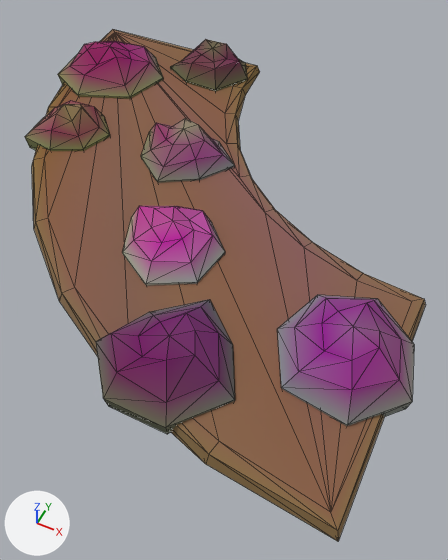
The glTF model ArtSource/Exports/Environment/Path_Stones_Curve.glb as it was, and as the next commit left it.
The view is the same before and after, from a camera (50 mm lens) standing at (2.0, -1.38, 2.07) and looking at (1.07, 0.47, -0.25). Arrows for +X, +Y and +Z are at lower left; the lights stay in place. The picture after the commit comes second. Mesh edges are drawn as thin lines. Vertices at exactly the same position are counted once.

Names of what the first picture shows: 'Path_Stones_Curve'.
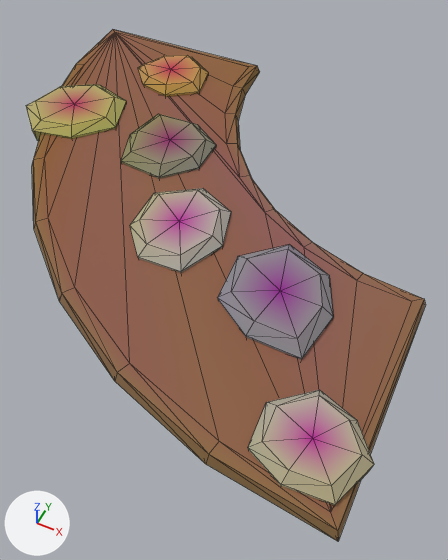
Boxes [x1, y1, x2, y2] around the edits, measured in the pictures (448 x 560 px; the box of a moved part takes in the faces that stretch with it):
'Path_Stones_Curve', reshaped
    before: [25, 29, 426, 541]
    after: [26, 29, 426, 541]
part 1 of me_path_stones_curve, rebuilt (6% taller)
    before: [122, 206, 225, 286]
    after: [130, 188, 231, 273]
part 2 of me_path_stones_curve, added
    after: [248, 390, 374, 506]
part 3 of me_path_stones_curve, added
    after: [26, 84, 126, 141]
part 4 of me_path_stones_curve, deleted
    before: [170, 39, 247, 92]
part 5 of me_path_stones_curve, deleted
    before: [96, 299, 235, 434]
part 6 of me_path_stones_curve, cut back
    before: [25, 75, 235, 183]
    after: [121, 114, 216, 177]
part 7 of me_path_stones_curve, moved or reshaped
    before: [277, 295, 414, 426]
    after: [218, 245, 333, 360]
part 8 of me_path_stones_curve, recoloured
    both: [36, 38, 413, 509]
part 9 of me_path_stones_curve, recoloured
    before: [58, 41, 163, 97]
    after: [138, 55, 208, 97]

What changed in the scene script:
```text
Add mat_m_env_pathstonewarm:
    mat_m_env_pathstonewarm = bpy.data.materials.new('M_Env_PathStoneWarm')
    # nodes: BsdfPrincipled, Mix, OutputMaterial, VertexColor
    # colours: beige #be907b, mixed with the vertex colours
Change me_path_stones_curve:
    used by ob_path_stones_curve; location = (0.0, 0.0, 0.0)
    remove me_path_stones_curve.from_pydata(...)  # 264 vertices, 496 faces; spans x -0.56..2.09, y -0.56..2.02, z -0.04..0.2
    add me_path_stones_curve.from_pydata(...)  # 192 vertices, 356 faces; spans x -0.56..2.04, y -0.56..2.01, z -0.04..0.07
    me_path_stones_curve part 1: the loose piece of 30 vertices spanning x 0.6..1.11, y 0.07..0.58, z -0.04..0.18 is rebuilt with 23 vertices and now spans x 0.61..1.09, y 0.2..0.76, z -0.04..0.07
    me_path_stones_curve part 2: a new loose piece of 23 vertices spanning x 1.6..2.04, y -0.5..-0.09, z -0.04..0.07, in mat_m_env_pathstone
    me_path_stones_curve part 3: a new loose piece of 23 vertices spanning x -0.46..0.13, y 0.77..1.34, z -0.04..0.07, in mat_m_env_pathstone
    me_path_stones_curve part 4: the loose piece of 30 vertices spanning x 0.07..0.57, y 1.6..2.02, z -0.04..0.19 is deleted
    me_path_stones_curve part 5: the loose piece of 30 vertices spanning x 0.87..1.49, y -0.49..0.12, z -0.04..0.19 is deleted
    me_path_stones_curve part 6
    53 vertices are removed from x -0.53..0.88, y 0.67..1.76, z -0.04..0.2
    119 faces are deleted
    37 vertices move from x -0.55..0.81, y 0.77..1.8, z -0.04..0.2 to x -0.1..0.72, y 0.73..1.89, z -0.04..0.07
    9 vertices are added at x 0.13..0.67, y 0.79..1.64, z -0.04..0.07
    7 new faces join them, mat_m_env_pathstonewarm
    28 new faces join them, mat_m_env_pathstonemid
    me_path_stones_curve part 7
    15 vertices are removed from x 1.5..2.09, y -0.18..0.45, z -0.04..0.03
    56 faces are deleted
    15 vertices move from x 1.57..2.02, y -0.11..0.37, z 0.07..0.2 to x 1.18..1.69, y 0.01..0.58, z -0.04..0.03
    8 vertices are added at x 1.24..1.63, y 0.07..0.51, z 0.07
    42 new faces join them, mat_m_env_pathstonemid
    me_path_stones_curve part 8: 172 kept faces spanning x -0.56..2.01, y -0.56..2.01, z -0.04..0.07 get new vertex colours
    me_path_stones_curve part 9: 35 faces spanning x -0.1..0.38, y 1.41..1.89, z -0.04..0.07 switch from mat_m_env_pathstonemid to mat_m_env_pathstonewarm
    remove me_path_stones_curve.materials.append(mat_m_env_pathstonedark)
```
